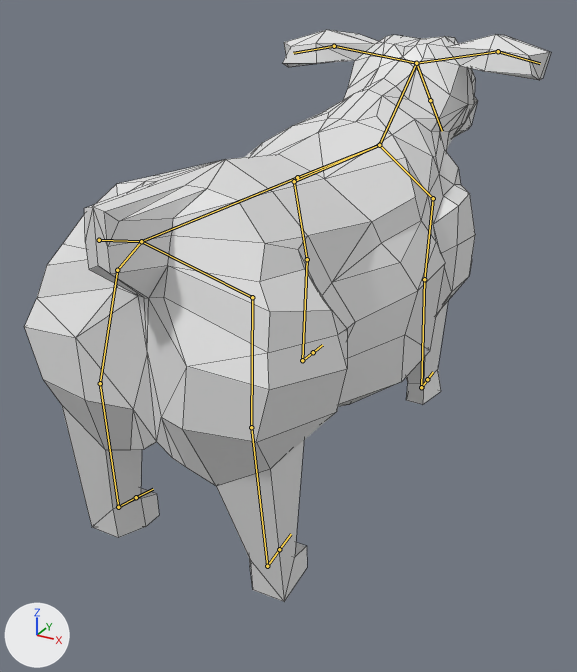
A saved change to the FBX model Assets/Models/dog/dog.fbx.
Both versions are drawn from a 50 mm camera at (2.57, -5.17, 1.77) aimed at (-0.16, -0.2, -0.71). The axes (+X, +Y, +Z) are drawn at lower left. The lights are the same throughout. The picture after the commit comes second. The bones that change, and the others that lie on the model, are drawn over the model as lines. Mesh edges are drawn as thin lines.

Objects in the first picture: 'dog'.
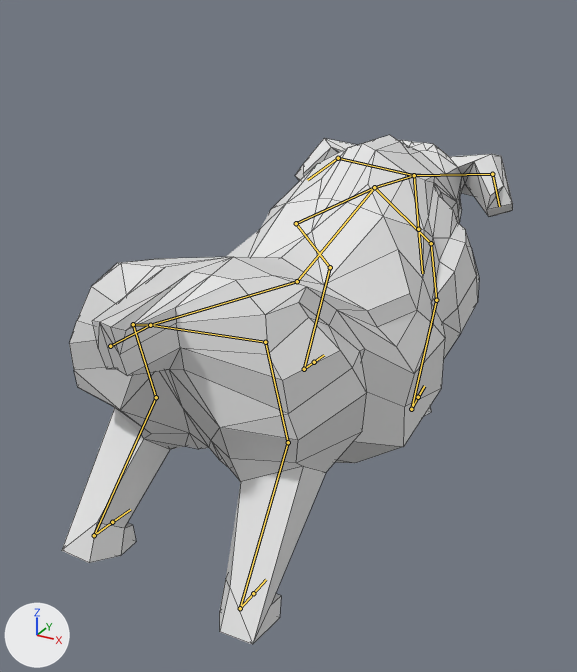
The newer file adds an action. The first version stands in its rest pose; the second is drawn at frame 28 of the action 'Armature|Jump'.

What the commit changed:
Bone 'Bone' (bone_bone) moves from (0.0, 0.0, 0.0) to (0.02, 0.16, -0.54).
Bone 'Bone' (bone_bone) turns from (0, 0, 0) to (15, 0, 1) degrees about its own x, y and z.
Bone 'Bone.001' (bone_bone_001) turns from (0, 0, 0) to (-25, 0, -1) degrees about its own x, y and z.
Bone 'Bone.002' (bone_bone_002) turns from (0, 0, 0) to (26, 0, 1) degrees about its own x, y and z.
Bone 'Bone.014' (bone_bone_014) turns from (0, 0, 0) to (4, -1, 10) degrees about its own x, y and z.
Bone 'Bone.015' (bone_bone_015) turns from (0, 0, 0) to (-19, -14, -58) degrees about its own x, y and z.
Bone 'Bone.018' (bone_bone_018) turns from (0, 0, 0) to (3, -5, 45) degrees about its own x, y and z.
Bone 'Bone.013' (bone_bone_013) turns from (0, 0, 0) to (8, 6, -20) degrees about its own x, y and z.
Bone 'Bone.016' (bone_bone_016) turns from (0, 0, 0) to (-21, 14, 60) degrees about its own x, y and z.
Bone 'Bone.017' (bone_bone_017) turns from (0, 0, 0) to (10, 3, -22) degrees about its own x, y and z.
Bone 'Bone.019' (bone_bone_019) turns from (0, 0, 0) to (-58, 0, -2) degrees about its own x, y and z.
Bone 'Bone.020' (bone_bone_020) turns from (0, 0, 0) to (18, -2, -1) degrees about its own x, y and z.
Bone 'Bone.021' (bone_bone_021) turns from (0, 0, 0) to (-6, 2, 5) degrees about its own x, y and z.
Bone 'Bone.023' (bone_bone_023) turns from (0, 0, 0) to (-25, 16, 24) degrees about its own x, y and z.
Bone 'Bone.022' (bone_bone_022) turns from (0, 0, 0) to (-6, -2, -6) degrees about its own x, y and z.
Bone 'Bone.024' (bone_bone_024) turns from (0, 0, 0) to (-26, -13, -30) degrees about its own x, y and z.
Bone 'Bone.008' (bone_bone_008) turns from (0, 0, 0) to (19, -2, -5) degrees about its own x, y and z.
Bone 'Bone.009' (bone_bone_009) turns from (0, 0, 0) to (-82, 12, 10) degrees about its own x, y and z.
Bone 'Bone.010' (bone_bone_010) turns from (0, 0, 0) to (55, 8, -8) degrees about its own x, y and z.
Bone 'Bone.004' (bone_bone_004) turns from (0, 0, 0) to (7, 7, 1) degrees about its own x, y and z.
Bone 'Bone.005' (bone_bone_005) turns from (0, 0, 0) to (-2, 0, -1) degrees about its own x, y and z.
Bone 'Bone.006' (bone_bone_006) turns from (0, 0, 0) to (-59, -17, -25) degrees about its own x, y and z.
Bone 'Bone.007' (bone_bone_007) turns from (0, 0, 0) to (32, -8, 16) degrees about its own x, y and z.

Boxes [x1, y1, x2, y2] around the edits, measured in the pictures (577 x 672 px):
'dog', posed (14% narrower, 11% shorter)
    before: [24, 30, 551, 602]
    after: [62, 135, 513, 644]
bone 'Bone', root to tip
    before: (99, 240) to (141, 241)
    after: (110, 346) to (150, 325)
bone 'Bone.001', root to tip
    before: (141, 241) to (297, 177)
    after: (150, 325) to (297, 281)
bone 'Bone.002', root to tip
    before: (297, 177) to (379, 145)
    after: (297, 281) to (374, 187)
bone 'Bone.014', root to tip
    before: (433, 198) to (424, 279)
    after: (431, 243) to (436, 300)
bone 'Bone.015', root to tip
    before: (424, 279) to (421, 387)
    after: (436, 300) to (411, 409)
bone 'Bone.018', root to tip
    before: (421, 387) to (427, 379)
    after: (411, 409) to (418, 397)
bone 'Bone.013', root to tip
    before: (294, 181) to (307, 259)
    after: (296, 223) to (330, 267)
bone 'Bone.016', root to tip
    before: (307, 259) to (302, 360)
    after: (330, 267) to (304, 369)
bone 'Bone.017', root to tip
    before: (302, 360) to (313, 352)
    after: (304, 369) to (314, 362)
bone 'Bone.019', root to tip
    before: (379, 145) to (416, 63)
    after: (374, 187) to (414, 175)
bone 'Bone.020', root to tip
    before: (416, 63) to (430, 100)
    after: (414, 175) to (418, 229)
bone 'Bone.021', root to tip
    before: (416, 63) to (334, 46)
    after: (414, 175) to (338, 158)
bone 'Bone.023', root to tip
    before: (334, 46) to (293, 53)
    after: (338, 158) to (307, 180)
bone 'Bone.022', root to tip
    before: (416, 63) to (498, 51)
    after: (414, 175) to (492, 174)
bone 'Bone.024', root to tip
    before: (498, 51) to (540, 63)
    after: (492, 174) to (499, 206)
bone 'Bone.008', root to tip
    before: (117, 270) to (100, 383)
    after: (133, 324) to (156, 397)
bone 'Bone.009', root to tip
    before: (100, 383) to (118, 507)
    after: (156, 397) to (94, 535)
bone 'Bone.010', root to tip
    before: (118, 507) to (136, 497)
    after: (94, 535) to (112, 522)
bone 'Bone.004', root to tip
    before: (141, 241) to (252, 297)
    after: (150, 325) to (265, 342)
bone 'Bone.005', root to tip
    before: (252, 297) to (251, 427)
    after: (265, 342) to (288, 442)
bone 'Bone.006', root to tip
    before: (251, 427) to (267, 566)
    after: (288, 442) to (240, 608)
bone 'Bone.007', root to tip
    before: (267, 566) to (279, 549)
    after: (240, 608) to (253, 593)
